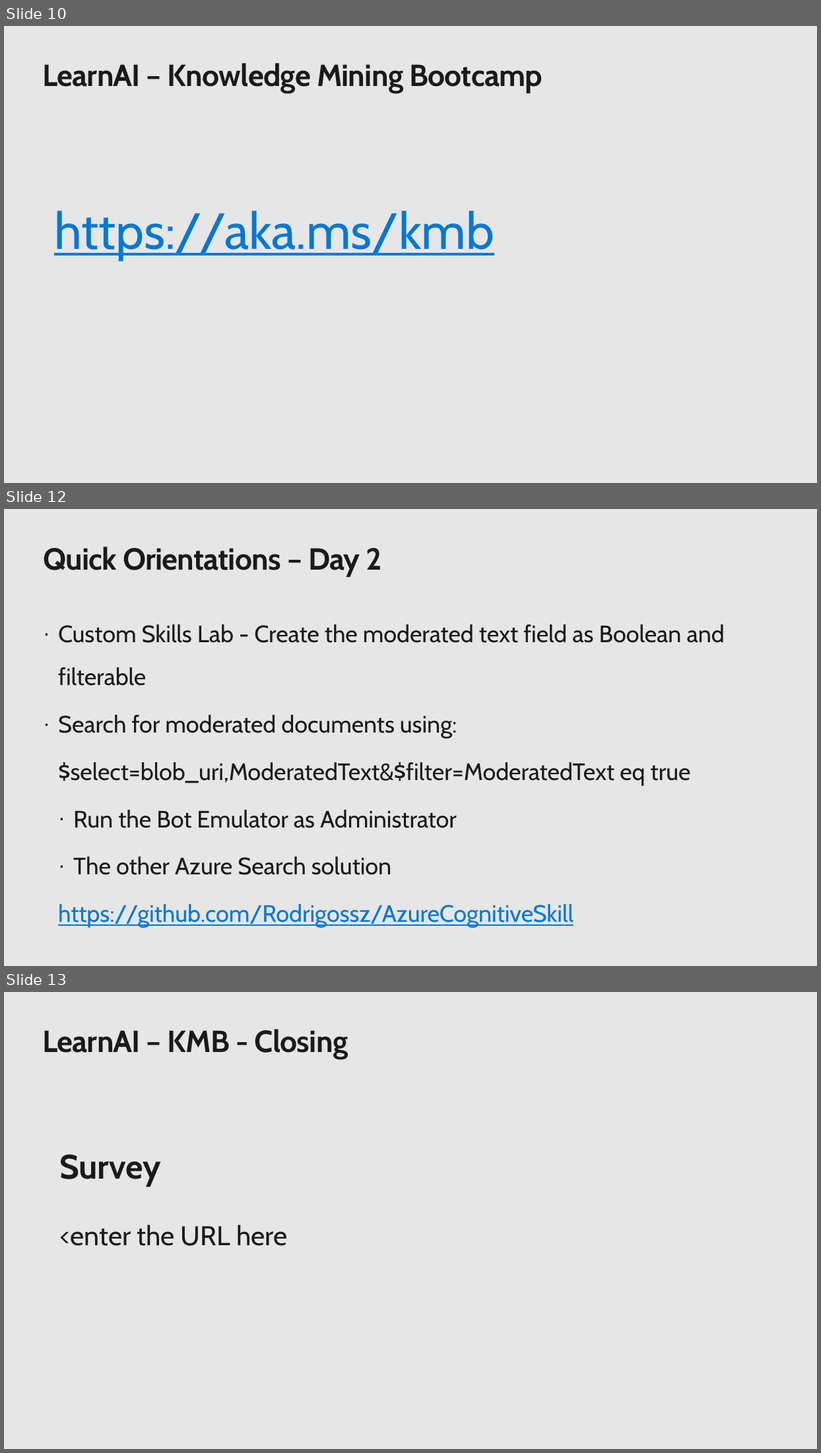
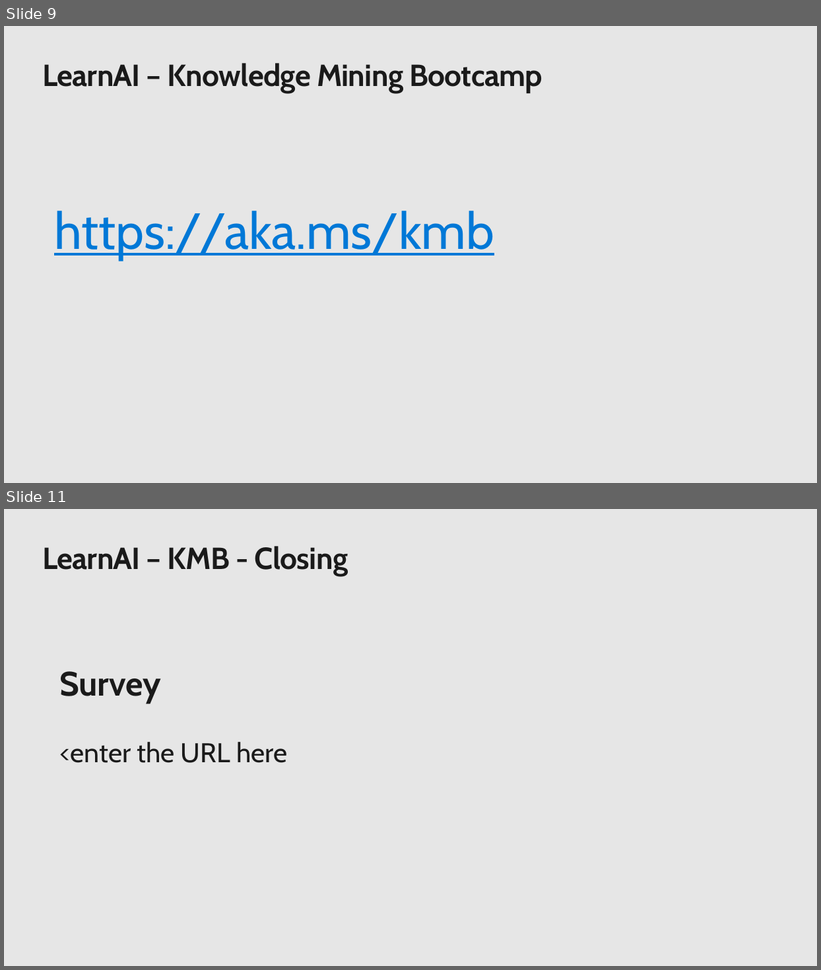
Before and after one commit to sandy366/LearnAI-KnowledgeMiningBootcamp, a slide deck: resources/instructor-notes/KMB-Opening.pptx. Shown one above the other, each under a label of ours: slides 10, 12 and 13 before the commit, slides 9 and 11 after it; the slides between them are not shown. The pictures are 821x1453 and 821x970 pixels, drawn with LibreOffice and Linux fonts; fonts in the diff are those of the drawing; background and template pictures are left out. Boxes give left, top, right and bottom in pixels: in the first picture for what was removed or moved away, otherwise in the second. Text is boxed around its words. In the diff, an @@ line names an element or a change of style, - is before the commit and + after.

```diff
--- a/resources/instructor-notes/KMB-Opening.pptx
+++ b/resources/instructor-notes/KMB-Opening.pptx
@@ slide 12 removed at bbox=[4, 509, 817, 966], background #E6E6E6 @@
@@ title removed at bbox=[43, 547, 382, 577] @@
-Quick Orientations – Day 2
@@ text removed at bbox=[58, 625, 725, 928] @@
-· Custom Skills Lab - Create the moderated text field as Boolean and filterable
-· Search for moderated documents using:
-  $select=blob_uri,ModeratedText&$filter=ModeratedText eq true
-  · Run the Bot Emulator as Administrator
-  · The other Azure Search solution
-  https://github.com/Rodrigossz/AzureCognitiveSkill
@@ what was slide 10 is now slide 9 @@
@@ what was slide 13 is now slide 11 @@
```
Also in this commit, not shown: 4 slides changed, 1 other slide removed.
